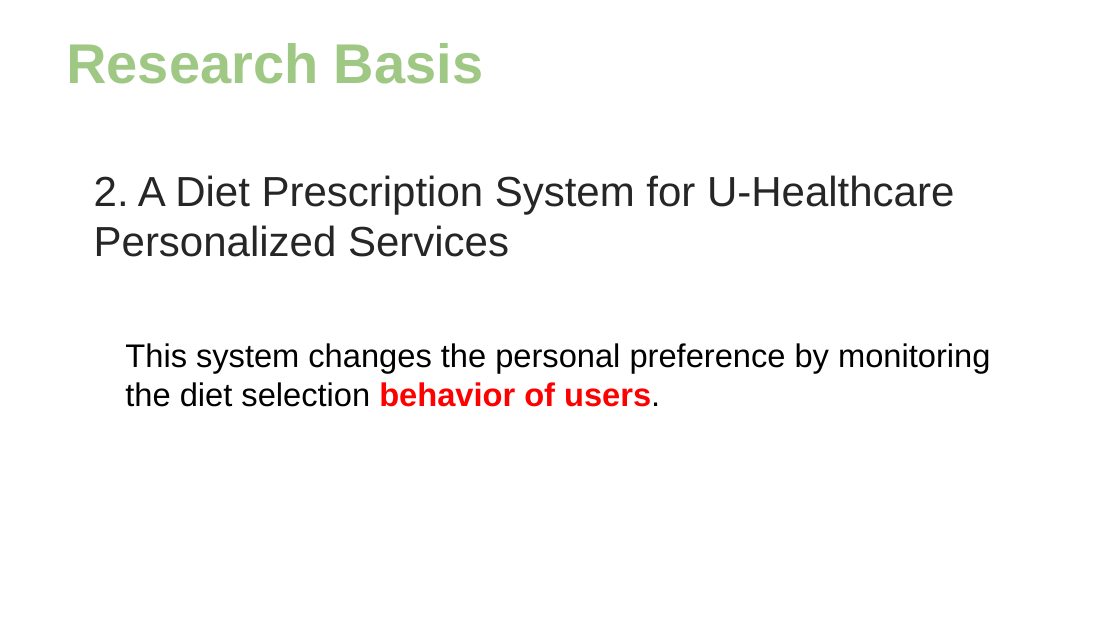
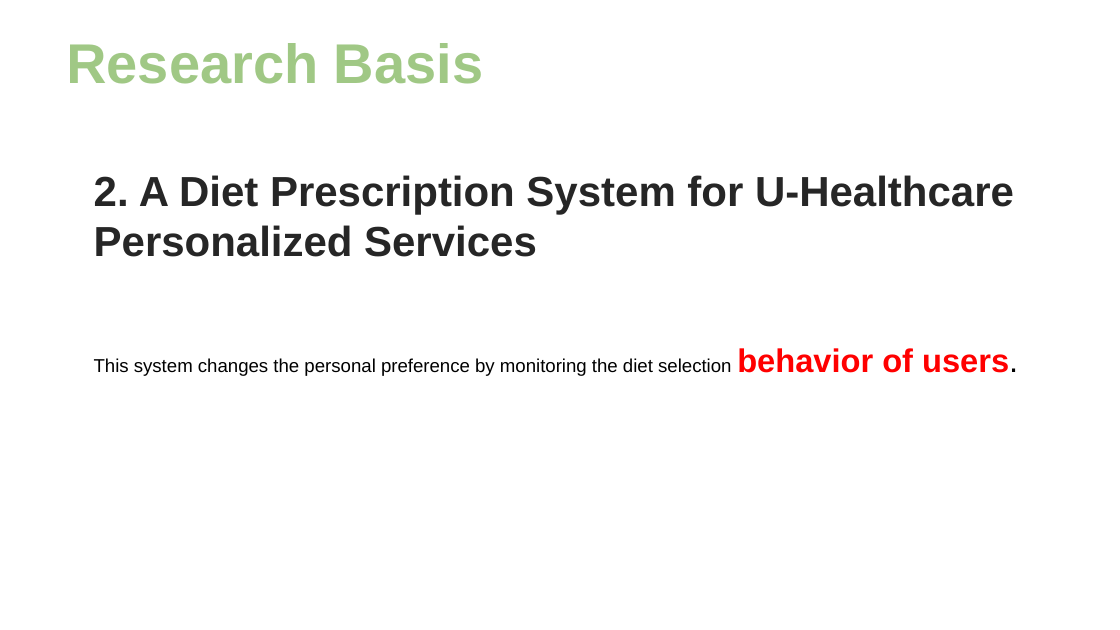
Before and after one commit to klustar/sanhak, a slide deck: slide 8 of 산학프로젝트_국방색순대국밥.pptx (slide 7 before the commit). Drawn at 1120x630 pixels with LibreOffice and Linux fonts; fonts in the diff are those of the drawing; background and template pictures are left out. Boxes give left, top, right and bottom in pixels: in the first picture for what was removed or moved away, otherwise in the second. Text is boxed around its words. In the diff, an @@ line names an element or a change of style, - is before the commit and + after.

```diff
--- a/산학프로젝트_국방색순대국밥.pptx
+++ b/산학프로젝트_국방색순대국밥.pptx
@@ text "2. A Diet Prescription System ..." at [94, 175, 1014, 257]: bold on @@
@@ text "This system changes the personal ...": place and size @@
-text "This system changes the personal ..." at [125, 343, 990, 407]
+text "This system changes the personal ..." at [94, 348, 1018, 376]
@@ text "This system changes the personal ..." at [94, 348, 1018, 376]: size 28 to 16 pt in "This system changes the personal preference by ..." @@
```
Also in this commit, not shown: 8 other slides changed, 5 slides added, 2 slides removed, 4 other files.
